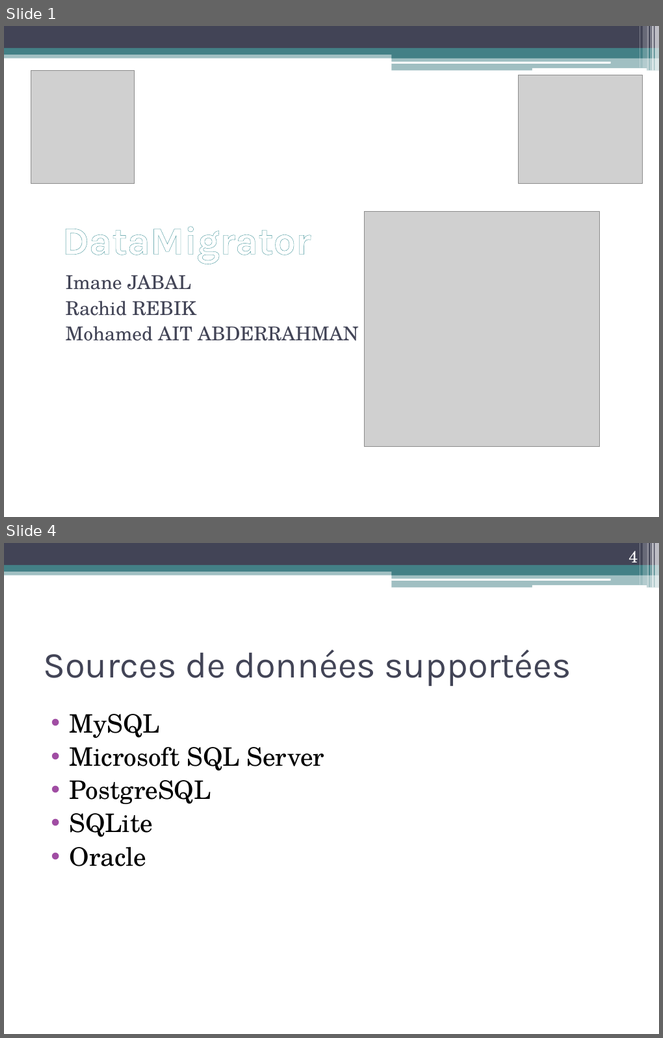
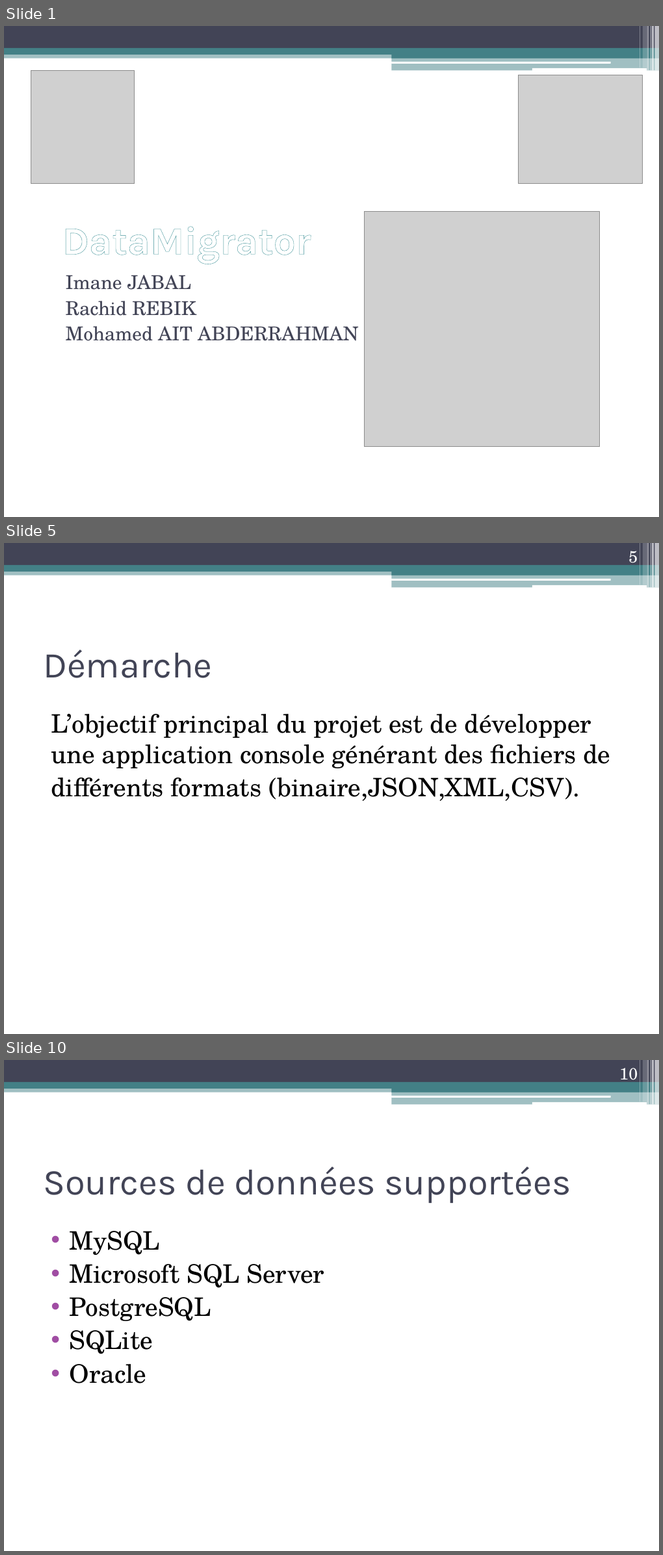
Before and after one commit to anunnakian/db2file, a slide deck: docs/dataMigrator.pptx. Shown one above the other, each under a label of ours: slides 1 and 4 before the commit, slides 1, 5 and 10 after it; the slides between them are not shown. The pictures are 663x1038 and 663x1555 pixels, drawn with LibreOffice and Linux fonts; fonts in the diff are those of the drawing; grey boxes stand for pictures. Boxes give left, top, right and bottom in pixels: in the first picture for what was removed or moved away, otherwise in the second. Text is boxed around its words. In the diff, an @@ line names an element or a change of style, - is before the commit and + after.

```diff
--- a/docs/dataMigrator.pptx
+++ b/docs/dataMigrator.pptx
@@ slide 5 added at (4,543,659,1034), background #FFFFFF; not listed: 13 template elements that a slide beside it also shows @@
@@ page number added at (629,551,638,568), 18 pt, text #FFFFFF @@
+5
@@ title added at (43,650,212,678), 40 pt, text #424456 @@
+Démarche
@@ text added at (51,714,610,801), 28 pt, text #000000 @@
+L’objectif principal du projet est de développer une application console générant des fichiers de
+différents formats (binaire,JSON,XML,CSV).
@@ what was slide 4 is now slide 10 @@
@@ page number at (620,1068,638,1085): text changed @@
-4
+10
```
Also in this commit, not shown: 4 slides changed, 13 other slides added, 2 slides removed.
